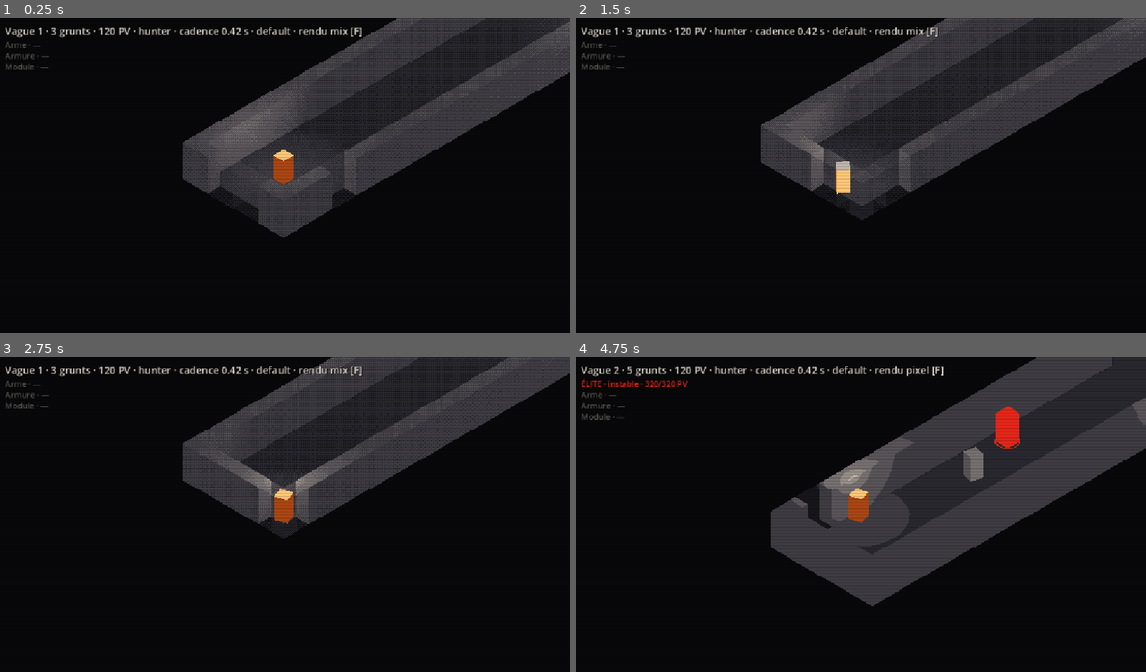
Above: before the commit, frames 1-4 (two rows, left to right).
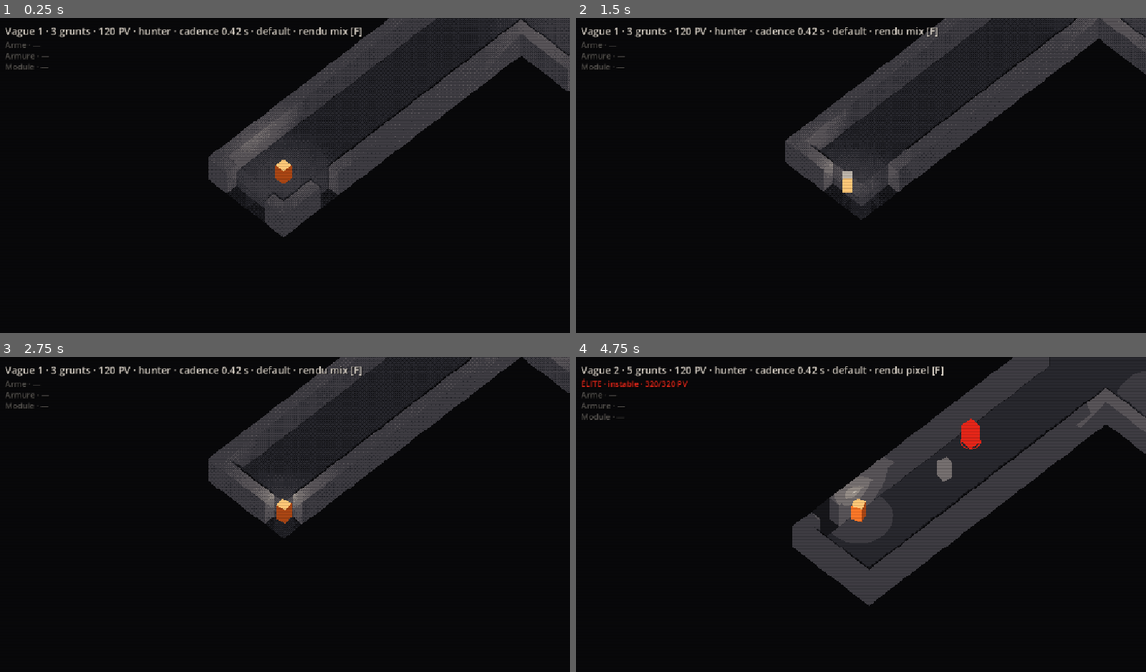
Above: after the commit, the same moments.

Repository: lelabodetho/strate
Game: Godot game, scene res://scenes/test/render_test.tscn
Two runs of this game, one before a commit and one after it. Both use one fixed random seed, a clock stepped at 60 frames per second and the inputs below.
Inputs (mouse positions are in pixels of both pictures, inside the frame that each line leads up to):
- Up to frame 1 (0.25 s): no input
- Up to frame 2 (1.5 s): tap Enter at 0.5 s; move the mouse to (986, 162) at 0.52 s; press the mouse at (986, 162) at 0.53 s; hold D (move_right) 0.53-1.28 s; move the mouse to (747, 194) at 1.27 s; release the mouse at (747, 194) at 1.28 s; hold S (move_down) from 1.28 s (still down); tap Space (dash) at 1.35 s
- Up to frame 3 (2.75 s): move the mouse to (342, 448) at 2.02 s; release S (move_down) at 2.03 s; hold D (move_right) from 2.03 s (still down); tap E (interact) at 2.1 s
- Up to frame 4 (4.75 s): move the mouse to (832, 583) at 2.77 s; release D (move_right) at 2.78 s; hold W (move_up) 2.78-3.53 s; tap F at 2.85 s; move the mouse to (1032, 564) at 3.52 s; hold A (move_left) from 3.53 s (still down); tap R at 3.6 s; move the mouse to (690, 470) at 4.27 s; tap N at 4.35 s

The runs differ from the first frame. In frame 1, 8.7% of the frame differs, in the area x 32-100%, y 0-70%; in frame 2, 8.2%; in frame 3, 7.9%; in frame 4, 8.8%, in the area x 34-100%, y 0-80%.

Commit message:
Camera pitch and size in look
Look gains camera_pitch (50, 30-65) and camera_size (24, 14-34), two
sliders in the panel's rendu block, saved in look_default.json.
render_test applies them to the world camera every frame (45-degree iso
yaw kept, orientation never lerps) and copies the result to the entity
camera, so both viewports stay in register.

Co-Authored-By: Claude Fable 5.1 <noreply@anthropic.com>

Diff:
--- a/scenes/test/render_test.gd
+++ b/scenes/test/render_test.gd
@@ -7,8 +7,11 @@
 ##             level drawn unshaded in the key colour (correct occlusion, keyed out by the
 ##             filter) and copies of the lights so both layers are lit the same.
 ## Lights: a warm omni that follows the player, two cold omnis fixed in the room, shadows on.
+## Camera: orthographic iso (45-degree yaw), pitch and size from the look, applied every frame
+## to the world camera and copied to the entity camera.
 
-const CAM_OFFSET := Vector3(12, 12, 12)
+const CAM_DIST := 30.0        # orthographic: only the near/far window depends on it
+const CAM_YAW := PI / 4
 const CAM_SMOOTH := 8.0
 const PLAYER_LIGHT_HEIGHT := 3.0
 
@@ -41,6 +44,7 @@
 	world_view.debug = GameState.debug
 	world_view.sync(w)
 	cam.position = _cam_target()
+	_apply_camera()
 	_sync_cameras()
 	_apply_look()
 	GameState.capturing.connect(_dump_viewports)
@@ -50,11 +54,20 @@
 	world_vp.get_texture().get_image().save_png(base + "_world.png")
 	entity_vp.get_texture().get_image().save_png(base + "_entities.png")
 
+## Direction from the looked-at ground point to the camera, for the look's pitch.
+func _cam_offset() -> Vector3:
+	var pitch := deg_to_rad(GameState.look.camera_pitch)
+	return Vector3(sin(CAM_YAW) * cos(pitch), sin(pitch), cos(CAM_YAW) * cos(pitch)) * CAM_DIST
+
 func _cam_target() -> Vector3:
 	var p: SimEntity = GameState.world.player()
-	if p == null:
-		return CAM_OFFSET
-	return Vector3(p.pos.x, 0.0, p.pos.y) + CAM_OFFSET
+	var ground := Vector3.ZERO if p == null else Vector3(p.pos.x, 0.0, p.pos.y)
+	return ground + _cam_offset()
+
+## Pitch and size from the look; the orientation never lerps, only the position does.
+func _apply_camera() -> void:
+	cam.basis = Basis.looking_at(-_cam_offset().normalized(), Vector3.UP)
+	cam.size = GameState.look.camera_size
 
 func _sync_cameras() -> void:
 	entity_cam.global_transform = cam.global_transform
@@ -86,6 +99,7 @@
 
 func _process(dt: float) -> void:
 	cam.position = cam.position.lerp(_cam_target(), 1.0 - exp(-CAM_SMOOTH * dt))
+	_apply_camera()
 	_sync_cameras()
 	var p: SimEntity = GameState.world.player()
 	if p != null:
--- a/src/ui/tuning_panel.gd
+++ b/src/ui/tuning_panel.gd
@@ -92,7 +92,7 @@
 	weapon_row.add_child(_weapons)
 
 	# Look (render_test scene only; F cycles the mode). View-side settings, not sim tuning:
-	# filter mode, dither, scanlines, viewport scale, lights. Saved as tools/presets/look_<name>.json.
+	# filter mode, dither, scanlines, viewport scale, lights, camera. Saved as tools/presets/look_<name>.json.
 	var look_title := Label.new()
 	look_title.text = "rendu"
 	vbox.add_child(look_title)
@@ -126,6 +126,8 @@
 	color_row.add_child(_look_color)
 	_look_slider(vbox, "player_light_energy", "lampe joueur énergie")
 	_look_slider(vbox, "cold_light_energy", "lampes froides énergie")
+	_look_slider(vbox, "camera_pitch", "caméra inclinaison °")
+	_look_slider(vbox, "camera_size", "caméra taille")
 	var look_row3 := HBoxContainer.new()
 	vbox.add_child(look_row3)
 	_look_name = LineEdit.new()
--- a/src/view/look.gd
+++ b/src/view/look.gd
@@ -1,7 +1,7 @@
 class_name Look
 extends RefCounted
-## The render test's look: post filter and lighting parameters. View-side only, nothing here
-## touches the sim. Edited from the "rendu" block of the tuning panel, saved as
+## The render test's look: post filter, lighting and camera parameters. View-side only, nothing
+## here touches the sim. Edited from the "rendu" block of the tuning panel, saved as
 ## tools/presets/look_<name>.json; render_test loads look_default.json at startup if present.
 
 const MODES := ["pixel", "dither", "mix"]
@@ -12,6 +12,8 @@
 	["viewport_scale", 2.0, 4.0, 1.0],
 	["player_light_energy", 0.0, 6.0, 0.1],
 	["cold_light_energy", 0.0, 6.0, 0.1],
+	["camera_pitch", 30.0, 65.0, 1.0],
+	["camera_size", 14.0, 34.0, 1.0],
 ]
 const DIR := "res://tools/presets"
 const DEFAULT_NAME := "default"
@@ -23,6 +25,8 @@
 var player_light_color := Color(1.0, 0.84, 0.64)
 var player_light_energy := 2.0
 var cold_light_energy := 2.0
+var camera_pitch := 50.0      # degrees above the ground plane; the yaw stays the 45-degree iso
+var camera_size := 24.0       # orthographic height of the view, in world units
 
 static func path(name: String) -> String:
 	return DIR.path_join("look_" + name + ".json")
--- a/tools/presets/look_default.json
+++ b/tools/presets/look_default.json
@@ -1,4 +1,6 @@
 {
+  "camera_pitch": 50.0,
+  "camera_size": 24.0,
   "cold_light_energy": 2.0,
   "dither": 0.5,
   "mode": "mix",
